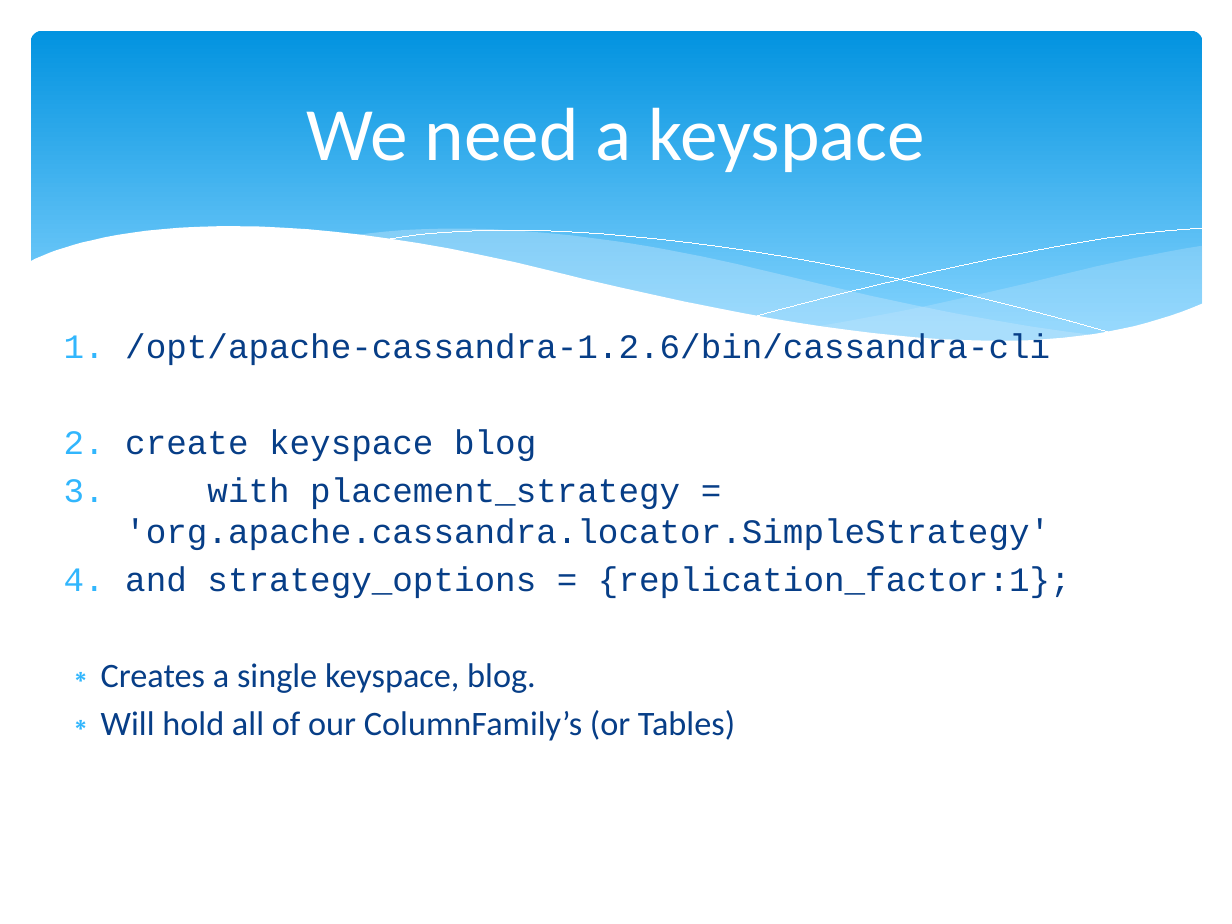
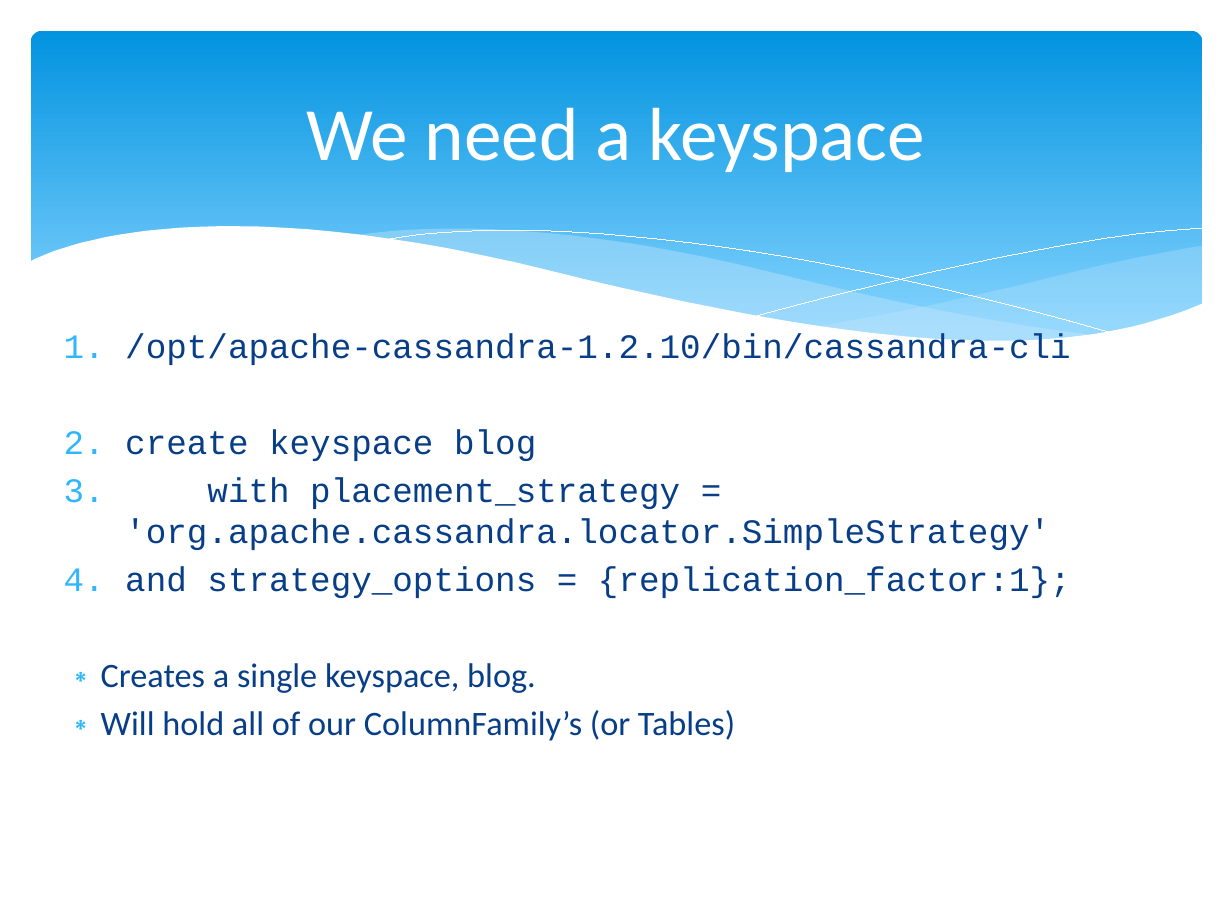
Before and after one commit to calebjones/nosql-blog, a slide deck: slide 14 of cassandra-training.pptx (slide 11 before the commit). Drawn at 1232x924 pixels with LibreOffice and Linux fonts; fonts in the diff are those of the drawing. Boxes give left, top, right and bottom in pixels: in the first picture for what was removed or moved away, otherwise in the second. Text is boxed around its words. In the diff, an @@ line names an element or a change of style, - is before the commit and + after.

```diff
--- a/cassandra-training.pptx
+++ b/cassandra-training.pptx
@@ text at (125,333,1071,365): text changed @@
-1. /opt/apache-cassandra-1.2.6/bin/cassandra-cli
+1. /opt/apache-cassandra-1.2.10/bin/cassandra-cli
```
Also in this commit, not shown: 12 other slides changed, 5 slides added, 4 slides removed.
